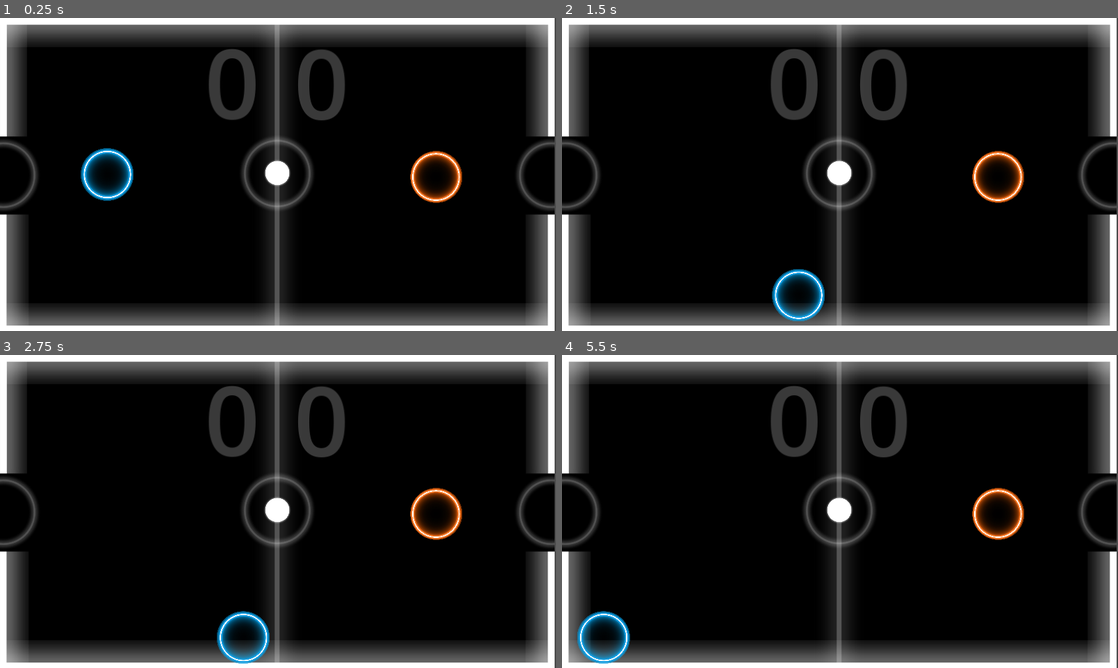
Above: before the commit, frames 1-4 (two rows, left to right).
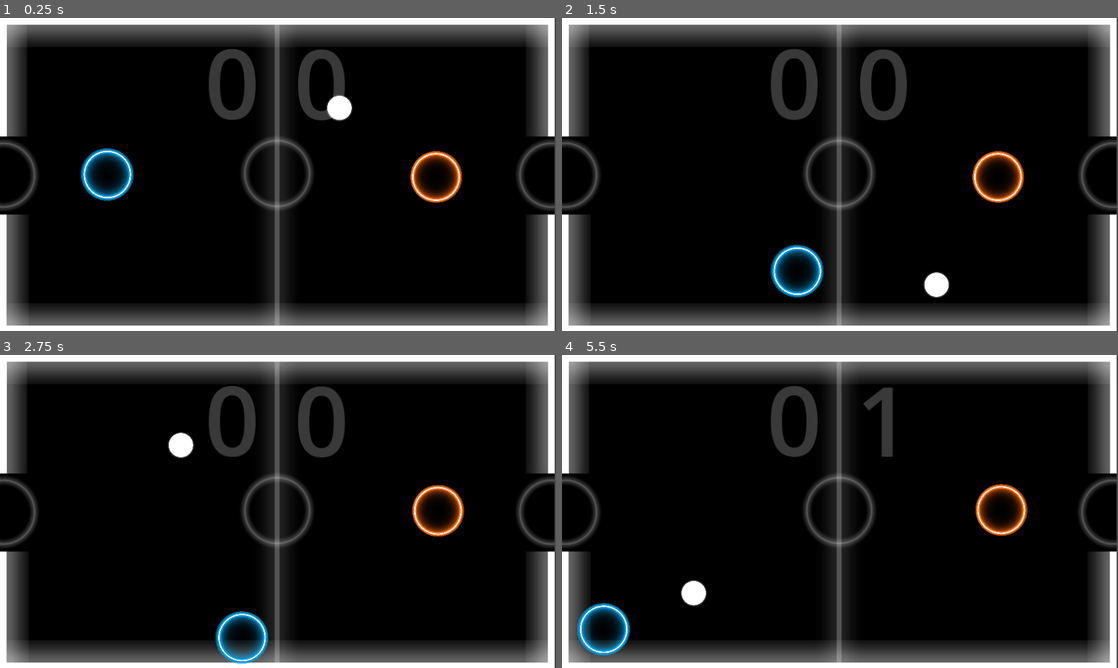
Above: after the commit, the same moments.

Repository: zohaib642/Hockey-Lite
Game: Godot game, scene res://scenes/map.tscn
Two runs of this game, one before a commit and one after it. Both use one fixed random seed, a clock stepped at 60 frames per second and the inputs below.
Inputs:
- Up to frame 1 (0.25 s): no input
- Up to frame 2 (1.5 s): hold D (pk1right) 0.53-1.28 s; hold S (pk1down) from 1.28 s (still down)
- Up to frame 3 (2.75 s): release S (pk1down) at 2.03 s; hold D (pk1right) from 2.03 s (still down)
- Up to frame 4 (5.5 s): release D (pk1right) at 2.78 s; hold W (pk1up) 2.78-3.53 s; hold A (pk1left) 3.53-5.03 s; hold S (pk1down) from 5.03 s (still down)

The runs differ from the first frame. In frame 1, 0.6% of the frame differs, in the area x 47-64%, y 24-54%; in frame 2, 2.3%; in frame 3, 1.9%; in frame 4, 3.8%, in the area x 2-84%, y 10-99%.
Error before the commit: Parse Error: Expected indented block after function declaration. (res://scenes/rigid_body_2d.gd:38)

Commit message:
win message

Diff:
--- a/scenes/map.tscn
+++ b/scenes/map.tscn
@@ -104,7 +104,6 @@
 physics_material_override = SubResource("PhysicsMaterial_wgw3v")
 gravity_scale = 0.0
 script = ExtResource("6_nodfb")
-speed = null
 
 [node name="puckk" type="Sprite2D" parent="puck"]
 position = Vector2(575, 321)
--- a/scenes/rigid_body_2d.gd
+++ b/scenes/rigid_body_2d.gd
@@ -36,7 +36,10 @@
 
 
 func winner(winnerName):
-
+	if winnerName == "orange":
+		print("Orange wins!")
+	elif winnerName == "blue":
+		print("Blue wins!")
 
 func reset_puck():
 	position.x = 0
